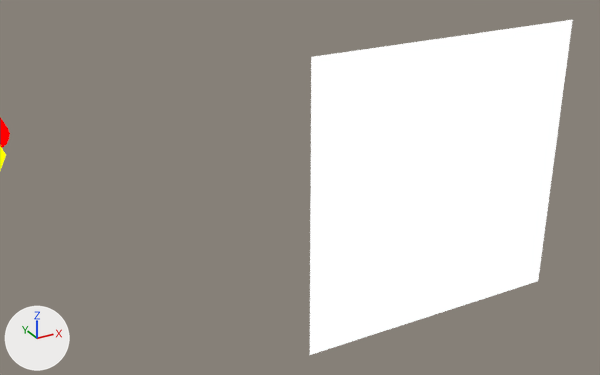
One commit to the Blender file assets-source/blender/motion/velociraptor-stomp.blend: the scene before it, then after it.
Before and after are seen from a 50 mm lens placed at (48.57, -33.57, 18.48), pointed at (50.84, -29.45, 16.42). The axes (+X, +Y, +Z) are drawn at lower left. The lights are the same throughout. The picture after the commit comes second.

The older version as bpy lines, for what is in view:
```python
me_dinotycoon_motion_velociraptor_stomp_sample_eye = bpy.data.meshes.new('DinoTycoon_Motion_velociraptor_stomp_sample_eye')
me_dinotycoon_motion_velociraptor_stomp_sample_eye.from_pydata(...)  # 8 vertices, 6 faces; spans x 50.6..52.4, y -30.0, z 15.6..17.4
me_dinotycoon_motion_velociraptor_stomp_sample_eye.materials.append(mat_dinotycoon_role_e)  # white #ffffff
ob_dinotycoon_motion_velociraptor_stomp_eye = bpy.data.objects.new('DinoTycoon_Motion_velociraptor_stomp_eye', me_dinotycoon_motion_velociraptor_stomp_sample_eye)
ob_dinotycoon_motion_velociraptor_stomp_eye.location = (0.0, 0.0, 0.0)
```
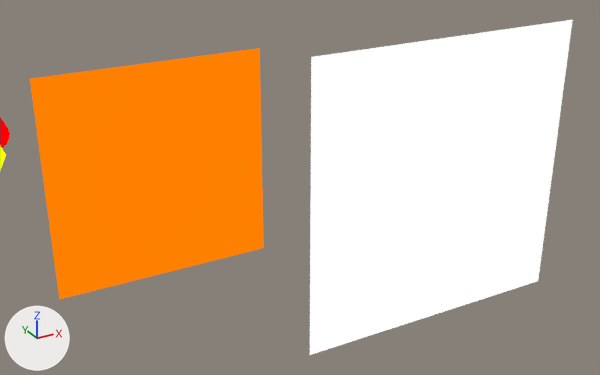
The change, as a list of edits to the scene's bpy script:
```text
Add mat_dinotycoon_role_y:
    mat_dinotycoon_role_y = emission_material('DinoTycoon_Role_Y')
    mat_dinotycoon_role_y.base_color = (1.0, 0.216, 0.0)  # orange #ff8000
Add me_dinotycoon_motion_velociraptor_stomp_sample_eye_white:
    me_dinotycoon_motion_velociraptor_stomp_sample_eye_white.from_pydata([(49.4, -29.0, 17.2), (50.8, -29.0, 17.2), (50.8, -29.0, 15.8), (49.4, -29.0, 15.8), (49.4, -29.0, 17.2), (50.8, -29.0, 17.2), (50.8, -29.0, 15.8), (49.4, -29.0, 15.8)], [], [(3, 2, 1, 0), (4, 5, 6, 7), (0, 1, 5, 4), (1, 2, 6, 5), (2, 3, 7, 6), (3, 0, 4, 7)])
    me_dinotycoon_motion_velociraptor_stomp_sample_eye_white.materials.append(mat_dinotycoon_role_y)  # orange #ff8000
Add ob_dinotycoon_motion_velociraptor_stomp_eye_white:
    ob_dinotycoon_motion_velociraptor_stomp_eye_white = bpy.data.objects.new('DinoTycoon_Motion_velociraptor_stomp_eye_white', me_dinotycoon_motion_velociraptor_stomp_sample_eye_white)
    ob_dinotycoon_motion_velociraptor_stomp_eye_white.location = (0.0, 0.0, 0.0)
```

Location of each change, [x1, y1, x2, y2] in pixels of the pictures (600 x 375 px):
'DinoTycoon_Motion_velociraptor_stomp_eye_white', added (orange): after [30, 48, 264, 300]
